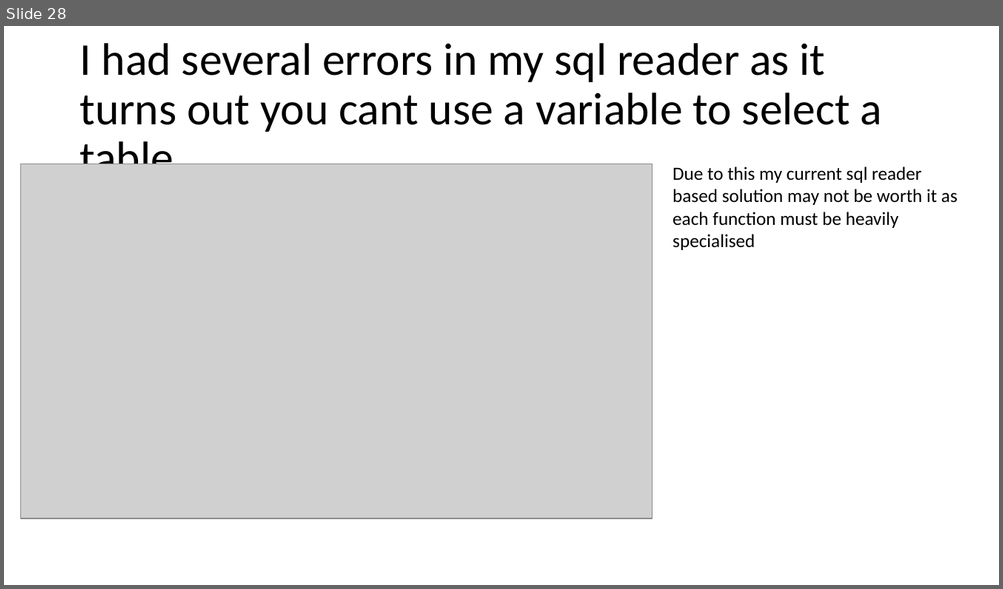
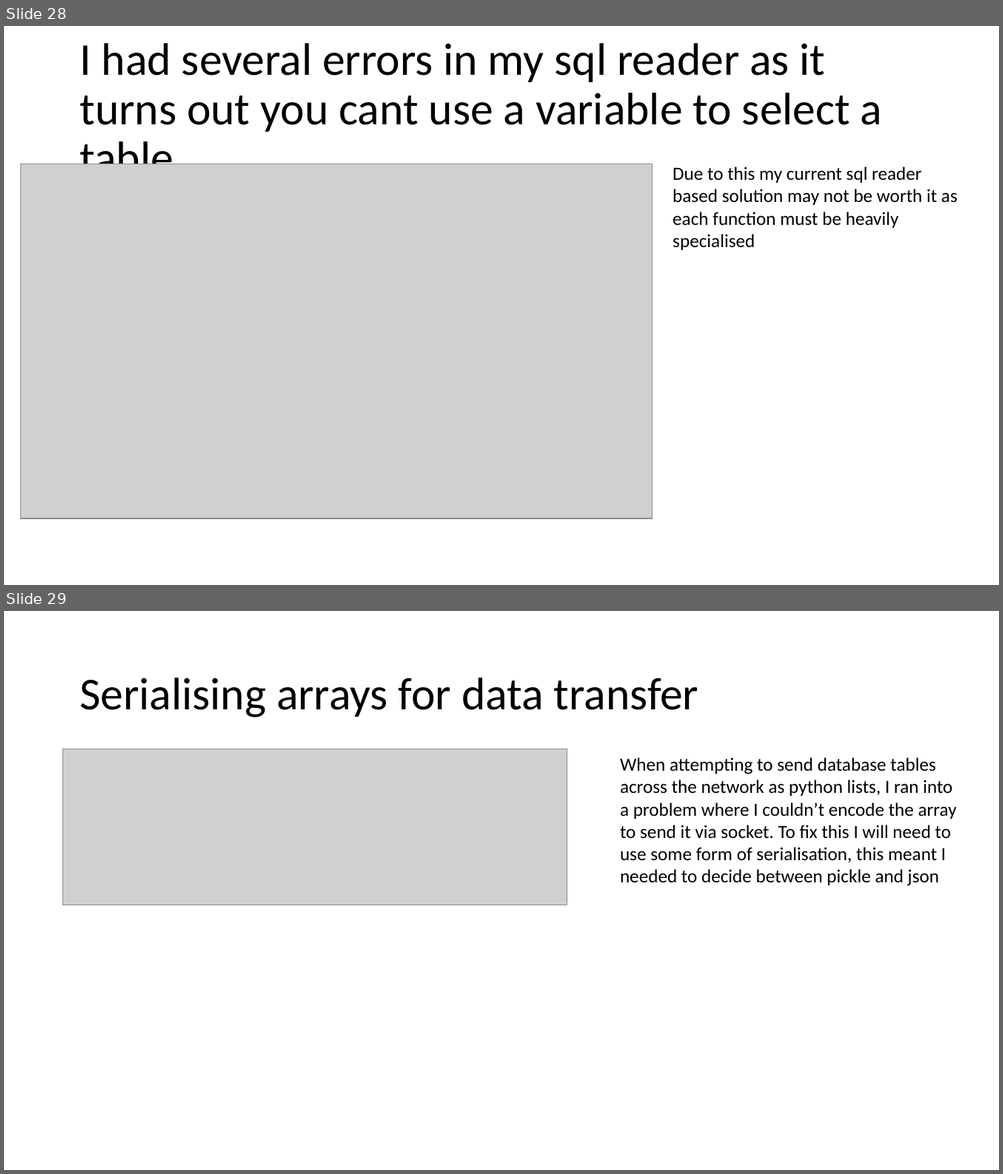
Before and after one commit to curtben1/actualCoursework, a slide deck: dev log.pptx. Shown one above the other, each under a label of ours: slide 28 before the commit, slides 28 and 29 after it. The pictures are 1003x589 and 1003x1174 pixels, drawn with LibreOffice and Linux fonts; fonts in the diff are those of the drawing; grey boxes stand for pictures. Boxes give left, top, right and bottom in pixels: in the first picture for what was removed or moved away, otherwise in the second. Text is boxed around its words. In the diff, an @@ line names an element or a change of style, - is before the commit and + after.

```diff
--- a/dev log.pptx
+++ b/dev log.pptx
@@ slide 29 added at [4,611,999,1170], background #FFFFFF @@
@@ title added at [79,678,699,718], 44 pt, text #000000 @@
+Serialising arrays for data transfer
@@ picture added at [63,749,567,905] @@
@@ text added at [620,758,956,886], 18 pt, text #000000 @@
+When attempting to send database tables across the network as python lists, I ran into a problem where I couldn’t encode the array to send it via socket. To fix this I will need to use some form of serialisation, this meant I needed to decide between pickle and json
```
Also in this commit, not shown: 2 other files.
